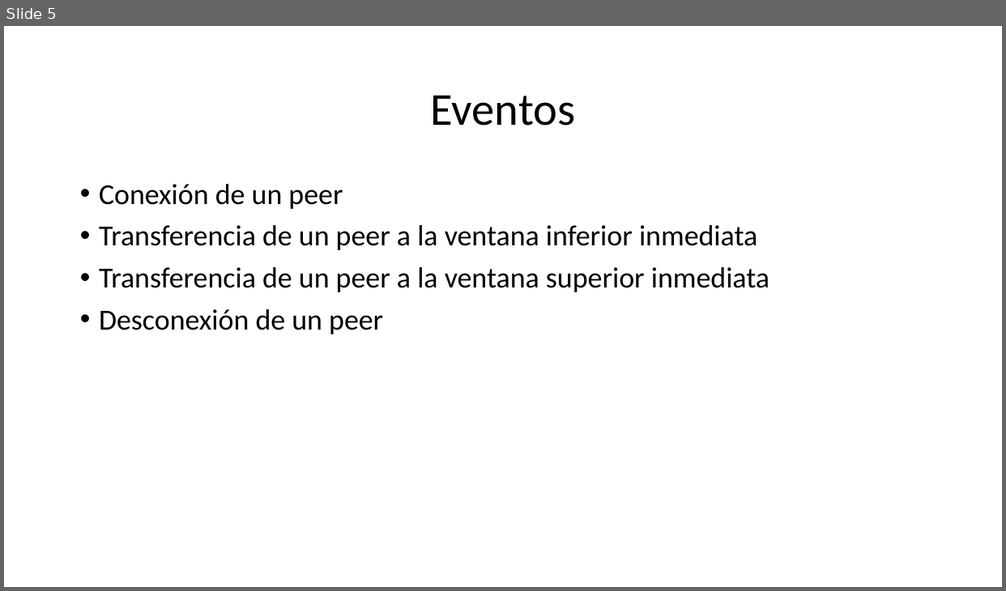
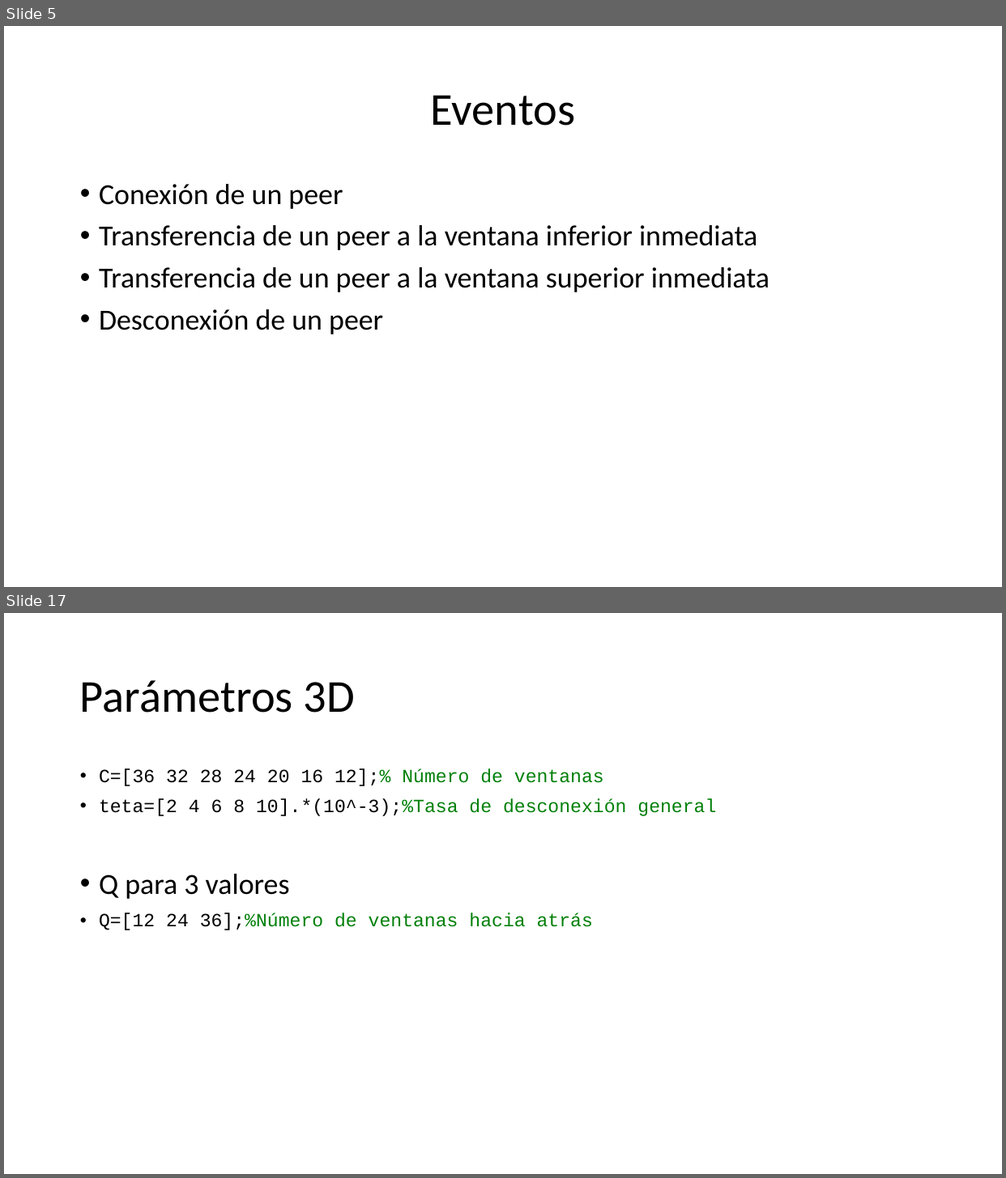
Before and after one commit to Uliskis15/PT, a slide deck: 2023-2/Reportes/ReporteFinal/PresentacionPrototipo.pptx. Shown one above the other, each under a label of ours: slide 5 before the commit, slides 5 and 17 after it; the slides between them are not shown. The pictures are 1006x591 and 1006x1178 pixels, drawn with LibreOffice and Linux fonts; fonts in the diff are those of the drawing. Boxes give left, top, right and bottom in pixels: in the first picture for what was removed or moved away, otherwise in the second. Text is boxed around its words. In the diff, an @@ line names an element or a change of style, - is before the commit and + after.

```diff
--- a/2023-2/Reportes/ReporteFinal/PresentacionPrototipo.pptx
+++ b/2023-2/Reportes/ReporteFinal/PresentacionPrototipo.pptx
@@ slide 17 added at bbox=[4, 613, 1002, 1174], background #FFFFFF @@
@@ title added at bbox=[80, 680, 355, 713], 44 pt, text #000000 @@
+Parámetros 3D
@@ text added at bbox=[99, 769, 716, 931], 18 pt, text #028009 @@
+• C=[36 32 28 24 20 16 12];% Número de ventanas
+• teta=[2 4 6 8 10].*(10^-3);%Tasa de desconexión general
+• Q para 3 valores
+• Q=[12 24 36];%Número de ventanas hacia atrás
```
Also in this commit, not shown: 11 other slides added.
